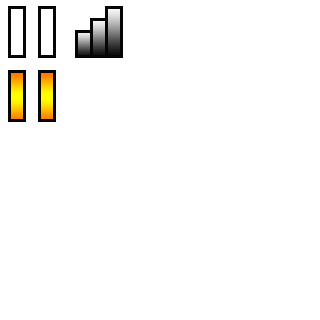
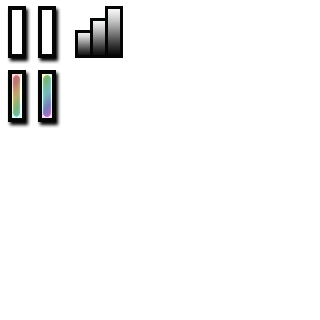
Revision of a layered 320×320 image; what changed, layer by layer:
painted on "Rectangle 3" (1st of 7, in "btnPause") over box(11, 9, 23, 55)
painted on "Rectangle 3" (2nd of 7, in "btnPause") over box(41, 9, 53, 55)
added layer "Layer 1" (multiply) in group "btnPause_highlight" over box(12, 74, 52, 118)
painted on "Rectangle 3" (3rd of 7, in "btnPause_highlight") over box(11, 73, 23, 119)
painted on "Rectangle 3" (4th of 7, in "btnPause_highlight") over box(41, 73, 53, 119)
